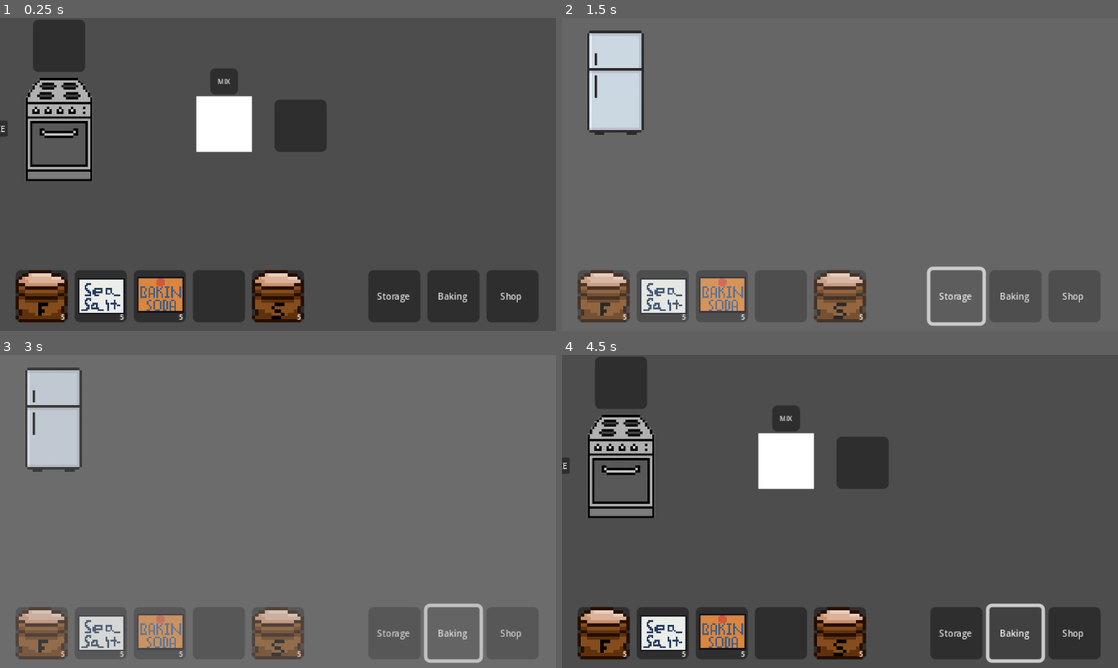
Above: before the commit, frames 1-4 (two rows, left to right).
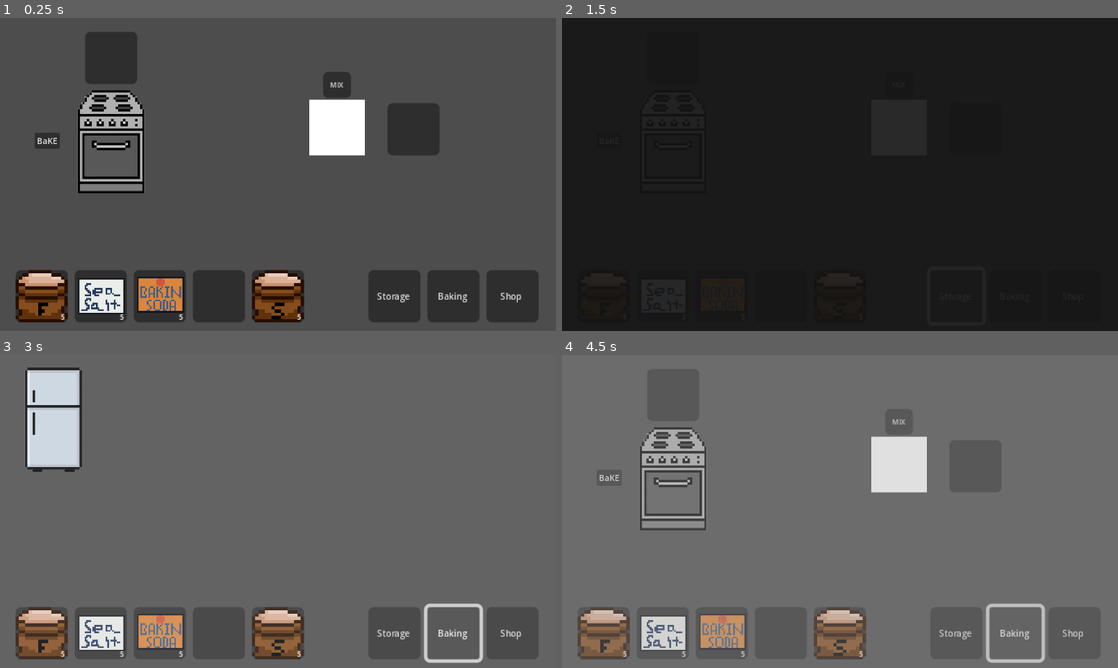
Above: after the commit, the same moments.

Repository: amusci/sweet-treat
Game: Godot game, scene res://Scenes/Areas/bakery_playground.tscn
Same seed, same stepped clock (60 frames per second), same inputs: the game is played once before the commit and once after it.
Inputs:
- Up to frame 1 (0.25 s): no input
- Up to frame 2 (1.5 s): click "Storage" at 0.5 s; click "Storage" at 1.25 s
- Up to frame 3 (3 s): click "Storage" at 2 s; click "Baking" at 2.75 s
- Up to frame 4 (4.5 s): click "Baking" at 3.5 s; click "Baking" at 4.25 s

The runs differ from the first frame. In frame 1, 15% of the frame differs, in the area x 0-79%, y 0-56%; in frame 2, 99%, in the area x 0-100%, y 0-100%; in frame 3, less than 0.1%; in frame 4, 93%.

Commit message:
Basic Dry Storage Implementation
I love my life1

Diff:
--- a/Scenes/Areas/bakery_playground.tscn
+++ b/Scenes/Areas/bakery_playground.tscn
@@ -8,7 +8,7 @@
 [node name="BakeryPlayground" type="Node2D"]
 
 [node name="Oven" parent="." instance=ExtResource("3_gyj70")]
-position = Vector2(33, 64)
+position = Vector2(63, 71)
 
 [node name="Hotbar" parent="." instance=ExtResource("2_sqe8n")]
 anchors_preset = 0
@@ -22,7 +22,7 @@
 size_flags_vertical = 4
 
 [node name="MixingStation" parent="." instance=ExtResource("3_ff7m2")]
-position = Vector2(129, 61)
+position = Vector2(194, 63)
 
 [node name="SceneButtons" parent="." instance=ExtResource("4_gf4qy")]
 offset_left = 212.0
--- a/Scenes/Areas/storage_playground.tscn
+++ b/Scenes/Areas/storage_playground.tscn
@@ -1,8 +1,9 @@
-[gd_scene load_steps=4 format=3 uid="uid://c3e01muplx18p"]
+[gd_scene load_steps=5 format=3 uid="uid://c3e01muplx18p"]
 
 [ext_resource type="PackedScene" uid="uid://b8rhowa3gudpk" path="res://Scenes/SceneSwitching/SceneButtons.tscn" id="1_5ysot"]
 [ext_resource type="PackedScene" uid="uid://q1v1svbbga3m" path="res://Scenes/NonUpgradables/tablehotbar/hotbar.tscn" id="2_4lbp4"]
 [ext_resource type="PackedScene" uid="uid://m07v5i1n8ugu" path="res://Scenes/Machines/fridge.tscn" id="3_48a00"]
+[ext_resource type="PackedScene" uid="uid://be6ih76u65jfa" path="res://Scenes/Machines/dry_storage.tscn" id="4_hrdef"]
 
 [node name="StoragePlayground" type="Node2D"]
 
@@ -21,3 +22,6 @@
 
 [node name="Fridge" parent="." instance=ExtResource("3_48a00")]
 position = Vector2(31, 38)
+
+[node name="DryStorage" parent="." instance=ExtResource("4_hrdef")]
+position = Vector2(279, 28)
--- a/Scenes/Machines/dry_storage.tscn
+++ b/Scenes/Machines/dry_storage.tscn
@@ -1,68 +1,45 @@
-[gd_scene load_steps=3 format=3 uid="uid://be6ih76u65jfa"]
+[gd_scene load_steps=4 format=3 uid="uid://be6ih76u65jfa"]
 
+[ext_resource type="Script" uid="uid://cofnb51oufb17" path="res://Scripts/MachineClasses/DryStorage.gd" id="1_dk03e"]
 [ext_resource type="PackedScene" uid="uid://dfseuxorrds8m" path="res://Scenes/NonUpgradables/tablehotbar/inventory_slot.tscn" id="1_t70tn"]
-[ext_resource type="PackedScene" uid="uid://q1v1svbbga3m" path="res://Scenes/NonUpgradables/tablehotbar/hotbar.tscn" id="1_x157y"]
 
-[node name="DryStorage" type="Control"]
-layout_mode = 3
-anchors_preset = 0
+[sub_resource type="RectangleShape2D" id="RectangleShape2D_halrl"]
 
-[node name="UI" type="CanvasLayer" parent="."]
+[node name="dry_storage" type="Area2D"]
+script = ExtResource("1_dk03e")
 
-[node name="GridContainer" type="GridContainer" parent="UI"]
-anchors_preset = 5
-anchor_left = 0.5
-anchor_right = 0.5
-offset_left = -66.0
-offset_top = 5.0
-offset_right = 66.0
-offset_bottom = 103.0
-grow_horizontal = 2
-size_flags_horizontal = 4
+[node name="CollisionShape2D" type="CollisionShape2D" parent="."]
+shape = SubResource("RectangleShape2D_halrl")
+
+[node name="Sprite2D" type="Sprite2D" parent="."]
+
+[node name="Inventory" type="GridContainer" parent="."]
+offset_left = -159.0
+offset_top = 13.0
+offset_right = -27.0
+offset_bottom = 77.0
 columns = 4
 
-[node name="Slot" parent="UI/GridContainer" instance=ExtResource("1_t70tn")]
-layout_mode = 2
-amount = 5
-
-[node name="Slot3" parent="UI/GridContainer" instance=ExtResource("1_t70tn")]
-layout_mode = 2
-amount = 10
-
-[node name="Slot4" parent="UI/GridContainer" instance=ExtResource("1_t70tn")]
+[node name="Slot" parent="Inventory" instance=ExtResource("1_t70tn")]
 layout_mode = 2
 
-[node name="Slot5" parent="UI/GridContainer" instance=ExtResource("1_t70tn")]
+[node name="Slot2" parent="Inventory" instance=ExtResource("1_t70tn")]
 layout_mode = 2
 
-[node name="Slot6" parent="UI/GridContainer" instance=ExtResource("1_t70tn")]
+[node name="Slot3" parent="Inventory" instance=ExtResource("1_t70tn")]
 layout_mode = 2
 
-[node name="Slot7" parent="UI/GridContainer" instance=ExtResource("1_t70tn")]
+[node name="Slot4" parent="Inventory" instance=ExtResource("1_t70tn")]
 layout_mode = 2
 
-[node name="Slot8" parent="UI/GridContainer" instance=ExtResource("1_t70tn")]
+[node name="Slot5" parent="Inventory" instance=ExtResource("1_t70tn")]
 layout_mode = 2
 
-[node name="Slot9" parent="UI/GridContainer" instance=ExtResource("1_t70tn")]
+[node name="Slot6" parent="Inventory" instance=ExtResource("1_t70tn")]
 layout_mode = 2
 
-[node name="Slot10" parent="UI/GridContainer" instance=ExtResource("1_t70tn")]
+[node name="Slot7" parent="Inventory" instance=ExtResource("1_t70tn")]
 layout_mode = 2
 
-[node name="Slot11" parent="UI/GridContainer" instance=ExtResource("1_t70tn")]
+[node name="Slot8" parent="Inventory" instance=ExtResource("1_t70tn")]
 layout_mode = 2
-
-[node name="Slot12" parent="UI/GridContainer" instance=ExtResource("1_t70tn")]
-layout_mode = 2
-
-[node name="Slot2" parent="UI/GridContainer" instance=ExtResource("1_t70tn")]
-layout_mode = 2
-
-[node name="Hotbar" parent="UI" instance=ExtResource("1_x157y")]
-anchors_preset = 7
-anchor_top = 1.0
-anchor_bottom = 1.0
-offset_top = -35.0
-offset_bottom = -5.0
-grow_vertical = 0
--- a/Scenes/SceneSwitching/scene_buttons.gd
+++ b/Scenes/SceneSwitching/scene_buttons.gd
@@ -16,7 +16,7 @@
 	InventoryManager.save_all_inventory_slots()
 	TransitionScreen.transition()
 
-	await get_tree().create_timer(0.5).timeout
+	await get_tree().create_timer(1).timeout
 	get_tree().change_scene_to_file("res://Scenes/Areas/bakery_playground.tscn")
 
 func _on_storage_button_pressed():
@@ -26,7 +26,7 @@
 	InventoryManager.save_all_inventory_slots()
 	TransitionScreen.transition()
 
-	await get_tree().create_timer(0.5).timeout
+	await get_tree().create_timer(1).timeout
 	get_tree().change_scene_to_file("res://Scenes/Areas/storage_playground.tscn")
 
 func _get_current_scene(scene_path: String) -> bool:
--- /dev/null
+++ b/Scripts/MachineClasses/DryStorage.gd
@@ -0,0 +1,15 @@
+extends Area2D
+class_name DryStorage
+@onready var inventory = $Inventory
+var is_open = false
+
+func _ready():
+	is_open = false
+	input_event.connect(_on_input_event)
+	inventory.hide()
+
+func _on_input_event(viewport, event, shape_idx):
+	# If we click the DryStorage and it's not open, open. if open not open
+	if event is InputEventMouseButton and event.pressed and event.button_index == MOUSE_BUTTON_LEFT:
+		is_open = !is_open
+		inventory.visible = is_open
--- a/Scripts/Singleton/transition_screen.gd
+++ b/Scripts/Singleton/transition_screen.gd
@@ -13,6 +13,7 @@
 
 func _on_animation_finished(animation_name):
 	# Animation finished handling (Make sure to come back to this with more animations
+	#TODO: JAYDUBZ SAYS SHOULD BE SCREEN WIPE FOR NEW SCENES
 	if animation_name == "fade_to_black":
 		on_transition_finished.emit()
 		animation_player.play("fade_to_normal")
--- a/Scripts/Singleton/transition_screen.tscn
+++ b/Scripts/Singleton/transition_screen.tscn
@@ -4,7 +4,6 @@
 
 [sub_resource type="Animation" id="Animation_kcmlp"]
 resource_name = "fade_to_black"
-length = 0.5
 tracks/0/type = "value"
 tracks/0/imported = false
 tracks/0/enabled = true
@@ -12,7 +11,7 @@
 tracks/0/interp = 1
 tracks/0/loop_wrap = true
 tracks/0/keys = {
-"times": PackedFloat32Array(0, 0.5),
+"times": PackedFloat32Array(0, 1),
 "transitions": PackedFloat32Array(1, 1),
 "update": 0,
 "values": [Color(1, 1, 1, 0), Color(0, 0, 0, 1)]
@@ -20,7 +19,6 @@
 
 [sub_resource type="Animation" id="Animation_yh015"]
 resource_name = "fade_to_normal"
-length = 0.5
 tracks/0/type = "value"
 tracks/0/imported = false
 tracks/0/enabled = true
@@ -28,7 +26,7 @@
 tracks/0/interp = 1
 tracks/0/loop_wrap = true
 tracks/0/keys = {
-"times": PackedFloat32Array(0, 0.5),
+"times": PackedFloat32Array(0, 1),
 "transitions": PackedFloat32Array(1, 1),
 "update": 0,
 "values": [Color(0, 0, 0, 1), Color(1, 1, 1, 0)]
Not shown, added: Scripts/MachineClasses/DryStorage.gd.uid
